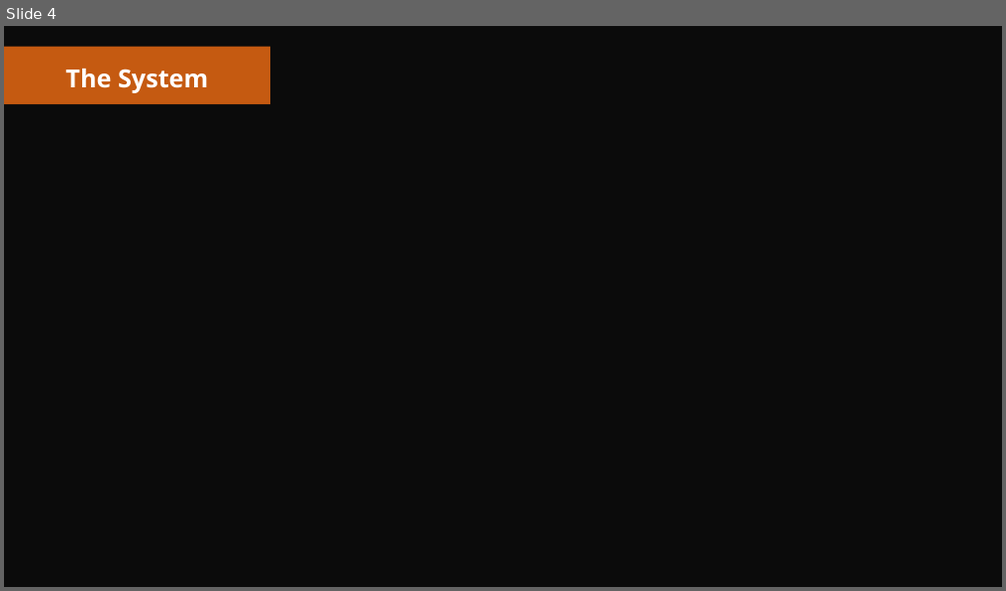
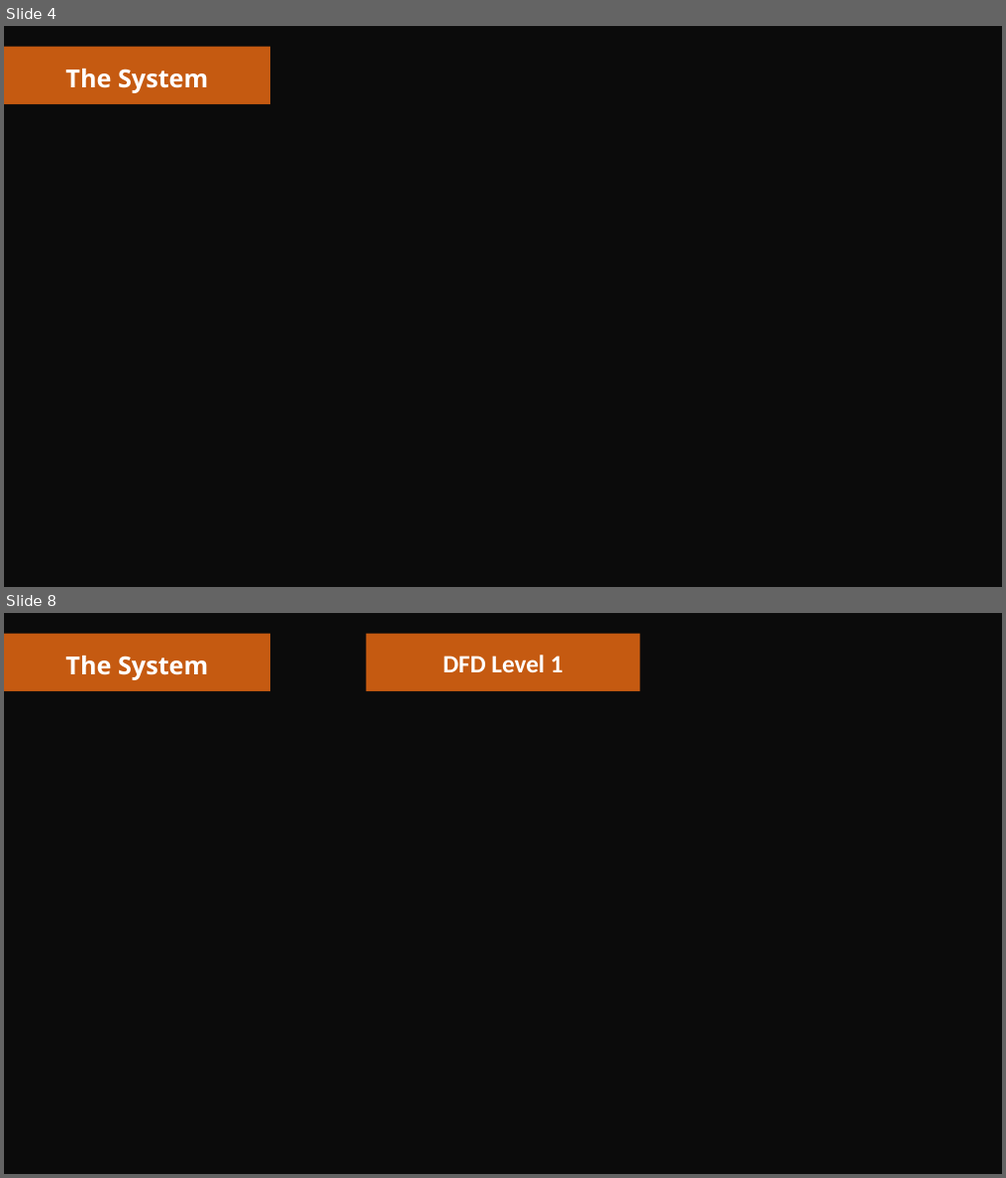
Before and after one commit to vishnuhidesh/FitFuel, a slide deck: Second Review.pptx. Shown one above the other, each under a label of ours: slide 4 before the commit, slides 4 and 8 after it; the slides between them are not shown. The pictures are 1006x591 and 1006x1178 pixels, drawn with LibreOffice and Linux fonts; fonts in the diff are those of the drawing; background and template pictures are left out; a plain dark background stands for a picture behind light text. Boxes give left, top, right and bottom in pixels: in the first picture for what was removed or moved away, otherwise in the second. Text is boxed around its words. In the diff, an @@ line names an element or a change of style, - is before the commit and + after.

Commit message:
DFD Level 1

```diff
--- a/Second Review.pptx
+++ b/Second Review.pptx
@@ slide 8 added at bbox=[4, 613, 1002, 1174], background picture (left out) @@
@@ rectangle added at bbox=[4, 613, 1002, 1174], fill #000000 at 72% opacity @@
@@ rectangle added at bbox=[4, 633, 270, 691], fill #C55A11 @@
@@ rectangle added at bbox=[366, 633, 641, 691], fill #C55A11 @@
@@ text added at bbox=[65, 656, 208, 680], 24 pt, text #FFFFFF, bold @@
+The System
@@ text added at bbox=[443, 655, 563, 672], 24 pt, text #FFFFFF, bold @@
+DFD Level 1
```
Also in this commit, not shown: 2 slides changed, 3 other slides added, 3 other files.
